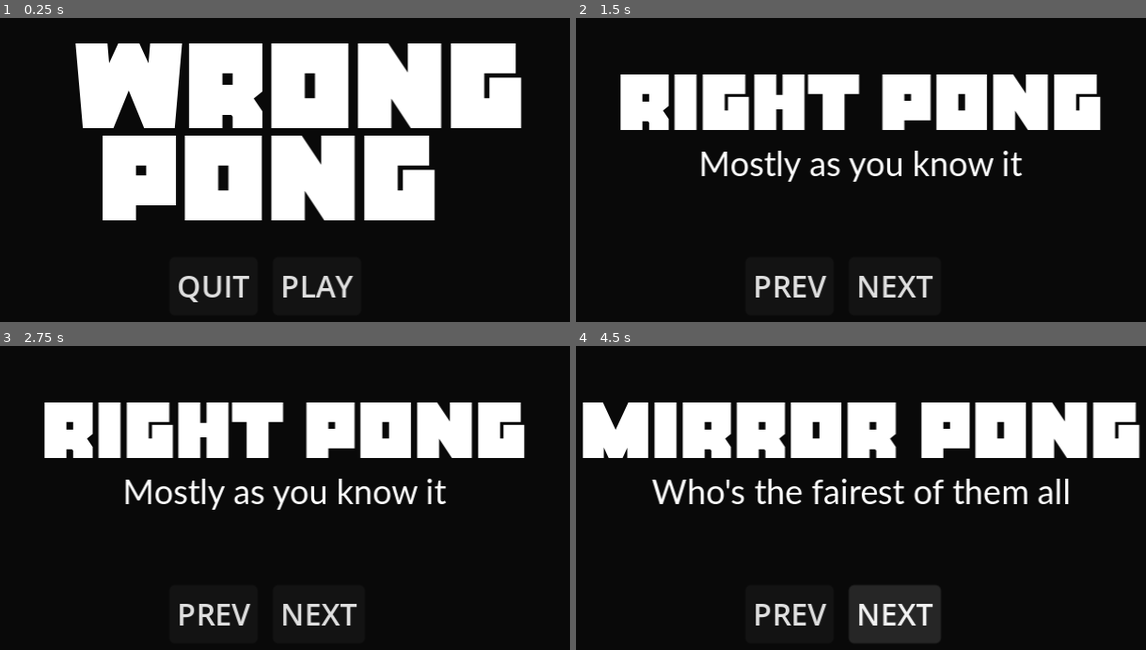
Above: before the commit, frames 1-4 (two rows, left to right).
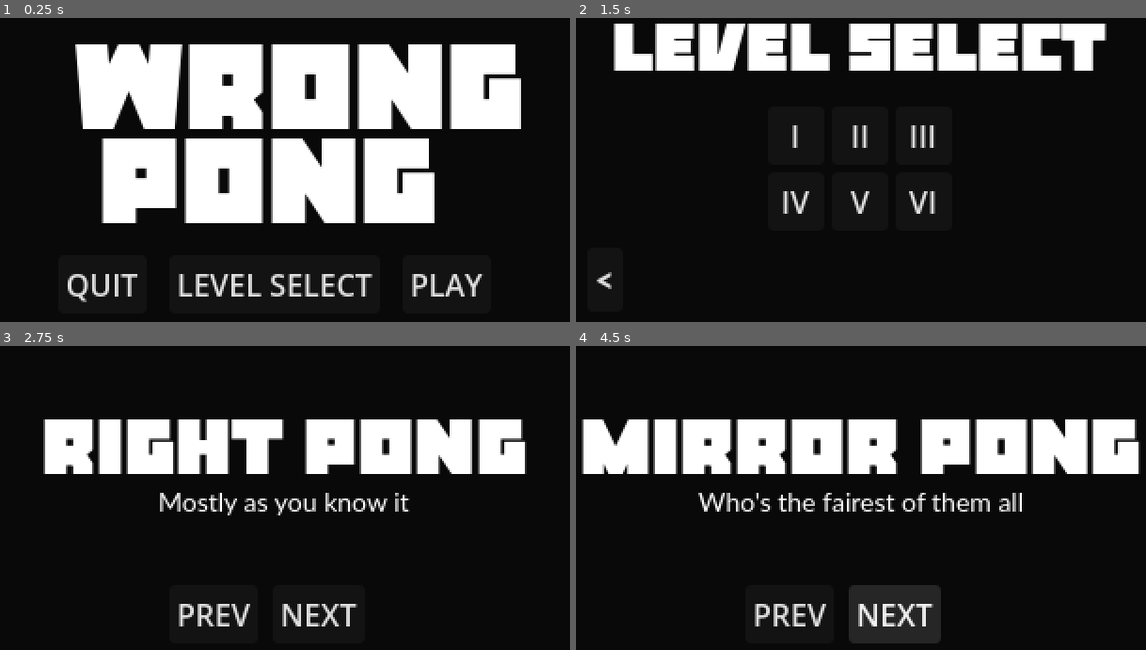
Above: after the commit, the same moments.

Repository: AgainstLightning/wrong_pong
Game: Godot game, scene res://Main.tscn
Two runs of this game, one before a commit and one after it. Both use one fixed random seed, a clock stepped at 60 frames per second and the inputs below. The engine's default icon, where the game draws it, is replaced by a stand-in: a white triangle on a blue panel in a dark square.
Inputs (mouse positions are in pixels of both pictures, inside the frame that each line leads up to):
- Up to frame 1 (0.25 s): no input
- Up to frame 2 (1.5 s): click (849, 285) at 0.5 s, where only the run after the commit has a clickable "LEVEL SELECT"; click (604, 279) at 1.25 s, where only the run after the commit has a clickable "<"
- Up to frame 3 (2.75 s): click (222, 464) at 2 s, where only the run after the commit has a clickable "I"
- Up to frame 4 (4.5 s): click "NEXT" at 2.75 s; click "NEXT" at 3.5 s; click "NEXT" at 4.25 s

The runs differ from the first frame. In frame 1, 5.9% of the frame differs, in the area x 11-92%, y 8-94%; in frame 2, 26%, in the area x 3-94%, y 1-92%; in frame 3, 13%; in frame 4, 15%.

Commit message:
add level select

Diff:
--- a/GameManager.gd
+++ b/GameManager.gd
@@ -1,4 +1,6 @@
 extends Node
+
+@onready var level_select_packed_scene: PackedScene = preload("res://scenes/LevelSelect.tscn")
 
 var current_level_index = 0
 
@@ -33,5 +35,8 @@
 	if prev_level_index >= 0:
 		load_level(prev_level_index)
 
+func load_level_select():
+	get_tree().change_scene_to_packed(level_select_packed_scene)
+
 func quit():
 	get_tree().quit()
--- a/project.godot
+++ b/project.godot
@@ -23,7 +23,7 @@
 
 window/size/viewport_width=320
 window/size/viewport_height=180
-window/stretch/mode="canvas_items"
+window/stretch/mode="viewport"
 
 [rendering]
 
--- /dev/null
+++ b/scenes/LevelSelect.gd
@@ -0,0 +1,35 @@
+extends Node2D
+
+@onready var grid_container = $UI/CenterContainer/GridContainer
+
+func _ready():
+	var levels = GameManager.levels
+	for i in levels.size():
+		var roman_numeral = convert_to_roman_numeral(i + 1)
+		var level_button = Button.new()
+		level_button.text = roman_numeral
+		level_button.custom_minimum_size = Vector2(30, 30)
+		level_button.pressed.connect(Callable(_on_level_btn_pressed).bind(i))
+		grid_container.add_child(level_button)
+
+
+func _on_return_btn_pressed(i):
+	GameManager.load_main_menu()
+
+func _on_level_btn_pressed(level_index):
+	GameManager.load_level(level_index)
+
+func convert_to_roman_numeral(number_to_convert):
+	var conversion_table = {
+		1: "I",
+		2: "II",
+		3: "III",
+		4: "IV",
+		5: "V",
+		6: "VI",
+		7: "VII",
+		8: "VIII",
+		9: "IX",
+		10: "X"
+	}
+	return conversion_table[number_to_convert]
--- /dev/null
+++ b/scenes/LevelSelect.tscn
@@ -0,0 +1,44 @@
+[gd_scene load_steps=4 format=3 uid="uid://0o3orhjrdqbi"]
+
+[ext_resource type="Script" path="res://scenes/LevelSelect.gd" id="1_parme"]
+[ext_resource type="FontFile" uid="uid://b5m7o7lb1rqmg" path="res://resources/fonts/lato/Lato-Heavy.ttf" id="2_g7xkq"]
+[ext_resource type="FontFile" uid="uid://cym8t5tsbeead" path="res://resources/fonts/eclipse-v2/Eclipse.otf" id="2_gtpbk"]
+
+[node name="LevelSelect" type="Node2D"]
+script = ExtResource("1_parme")
+
+[node name="UI" type="Control" parent="."]
+layout_mode = 3
+anchors_preset = 0
+offset_right = 40.0
+offset_bottom = 40.0
+
+[node name="ReturnBtn" type="Button" parent="UI"]
+layout_mode = 0
+offset_left = 15.0
+offset_top = 132.0
+offset_right = 34.0
+offset_bottom = 166.0
+theme_override_fonts/font = ExtResource("2_g7xkq")
+theme_override_font_sizes/font_size = 18
+text = "<"
+
+[node name="CenterContainer" type="CenterContainer" parent="UI"]
+layout_mode = 0
+offset_right = 320.0
+offset_bottom = 180.0
+
+[node name="GridContainer" type="GridContainer" parent="UI/CenterContainer"]
+layout_mode = 2
+columns = 3
+
+[node name="RichTextLabel" type="RichTextLabel" parent="UI"]
+layout_mode = 0
+offset_right = 320.0
+offset_bottom = 50.0
+theme_override_fonts/normal_font = ExtResource("2_gtpbk")
+theme_override_font_sizes/normal_font_size = 36
+bbcode_enabled = true
+text = "[center]LEVEL SELECT"
+
+[connection signal="pressed" from="UI/ReturnBtn" to="." method="_on_return_btn_pressed"]
--- a/scenes/MainMenu.gd
+++ b/scenes/MainMenu.gd
@@ -1,7 +1,13 @@
 extends Node2D
+
+func _ready():
+	pass
 
 func _on_play_btn_pressed():
 	GameManager.load_level(0)
 
 func _on_quit_btn_pressed():
 	GameManager.quit()
+
+func _on_level_select_btn_pressed():
+	GameManager.load_level_select()
--- a/scenes/MainMenu.tscn
+++ b/scenes/MainMenu.tscn
@@ -27,19 +27,28 @@
 
 [node name="PlayBtn" type="Button" parent="Control"]
 layout_mode = 0
-offset_left = 154.0
-offset_top = 137.0
-offset_right = 201.0
-offset_bottom = 168.0
+offset_left = 223.0
+offset_top = 136.0
+offset_right = 270.0
+offset_bottom = 167.0
 text = "PLAY"
 
 [node name="QuitBtn" type="Button" parent="Control"]
 layout_mode = 0
+offset_left = 40.0
+offset_top = 136.0
+offset_right = 87.0
+offset_bottom = 167.0
+text = "QUIT"
+
+[node name="LevelSelectBtn" type="Button" parent="Control"]
+layout_mode = 0
 offset_left = 99.0
-offset_top = 137.0
-offset_right = 146.0
-offset_bottom = 168.0
-text = "QUIT"
+offset_top = 136.0
+offset_right = 211.0
+offset_bottom = 167.0
+text = "LEVEL SELECT"
 
 [connection signal="pressed" from="Control/PlayBtn" to="." method="_on_play_btn_pressed"]
 [connection signal="pressed" from="Control/QuitBtn" to="." method="_on_quit_btn_pressed"]
+[connection signal="pressed" from="Control/LevelSelectBtn" to="." method="_on_level_select_btn_pressed"]
--- a/scenes/levels/Base.tscn
+++ b/scenes/levels/Base.tscn
@@ -9,9 +9,9 @@
 
 [node name="DisplayNameText" type="RichTextLabel" parent="."]
 offset_left = 1.0
-offset_top = 26.0
+offset_top = 34.0
 offset_right = 320.0
-offset_bottom = 90.0
+offset_bottom = 98.0
 theme_override_fonts/normal_font = ExtResource("2_sv51w")
 theme_override_font_sizes/normal_font_size = 42
 bbcode_enabled = true
@@ -32,11 +32,11 @@
 text = "PREV"
 
 [node name="SubtitleText" type="RichTextLabel" parent="."]
-offset_top = 76.0
+offset_top = 84.0
 offset_right = 321.0
-offset_bottom = 103.0
+offset_bottom = 104.0
 theme_override_fonts/normal_font = ExtResource("3_j7bfs")
-theme_override_font_sizes/normal_font_size = 18
+theme_override_font_sizes/normal_font_size = 14
 bbcode_enabled = true
 text = "[center]Long subtitle to test validity"
 
Not shown, added: scenes/Lev34A9.tmp
